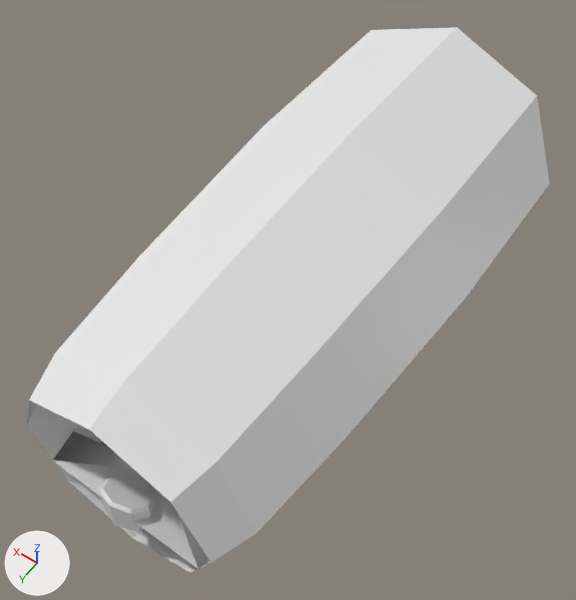
The FBX model assets/enemies/submarine_interior.fbx: old version first, new version second.
Camera for both pictures: a camera (50 mm lens) standing at (-4.07, 4.05, 8.95) and looking at (0.04, -1.7, -0.09). The axes (+X, +Y, +Z) are drawn at lower left. The lights are the same throughout. Where no turn or scale is listed for an object, it has been applied to the vertices.

Names of what the first picture shows: 'hull', 'sonar_map'.
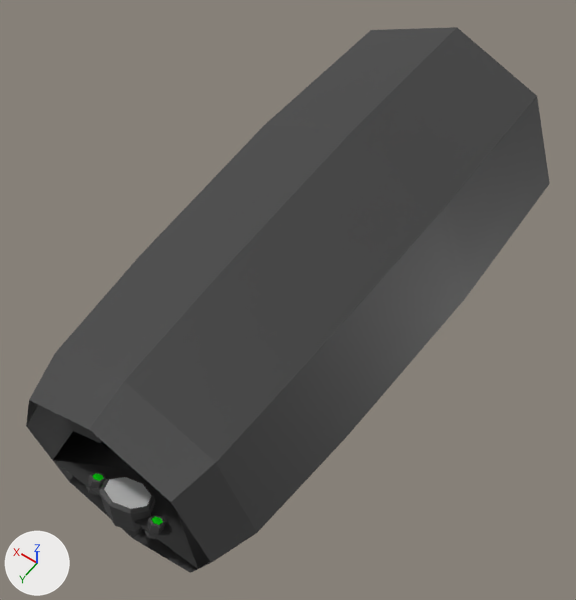
Commit message: Add indicators

Boxes [x1, y1, x2, y2] around the edits, measured in the pictures (576 x 600 px):
'hull', recoloured: [26, 27, 550, 573] in both
'indicator_left', added: after [145, 515, 166, 539]
    faces in mat_base (black #404040): [145, 515, 166, 539]
'indicator_right', added: after [86, 472, 106, 495]
    faces in mat_base (black #404040): [86, 472, 106, 495]
part 1 of me_cylinder_003, built on: [103, 476, 153, 509] in both
part 2 of me_cylinder_003, recoloured (white to black): [99, 478, 155, 531] in both

Edits to the bpy script that builds the scene:
```text
Add mat_base:
    mat_base = principled_material('Base')
    mat_base.base_color = (0.0518, 0.0518, 0.0518)  # black #404040
Add mat_sonar:
    mat_sonar = principled_material('Sonar')
    mat_sonar.base_color = (0.8, 0.8, 0.8)  # white #e7e7e7
Add mat_indicator:
    mat_indicator = principled_material('Indicator')
    mat_indicator.base_color = (0.0, 0.8, 0.00308)  # green #00e70a
Change me_cylinder_002:
    where me_cylinder_002.from_pydata(...)  # 48 vertices, 46 faces; spans x -2.04..2.04, y -7.95..0.01, z -2.0..2.08
    add me_cylinder_002.materials.append(mat_base)  # black #404040
Change me_cylinder_003:
    used by ob_sonar_map; location = (0.0, 1.81, -0.36)
    verts and faces of me_cylinder_003; kept vertices keep their numbers, new ones are numbered from 24
    before: 1 (-0.002, 0.195, 0.222) at pixel (112, 501), 3 (0.226, 0.124, 0.172) at pixel (103, 488), 5 (0.322, -0.051, 0.05) at pixel (108, 478), 7 (0.23, -0.227, -0.073) at pixel (125, 475), 9 (0.002, -0.301, -0.124) at pixel (143, 482)
    before: 11 (-0.226, -0.23, -0.074) at pixel (152, 495), 13 (-0.322, -0.055, 0.048) at pixel (147, 506), 15 (-0.229, 0.121, 0.171) at pixel (130, 509)
    remove me_cylinder_003.from_pydata(...)  # 24 vertices, 17 faces; spans x -0.362..0.362, y -0.308..0.296, z -0.275..0.222
    add me_cylinder_003.from_pydata(...)  # 32 vertices, 25 faces; spans x -0.362..0.362, y -0.308..0.296, z -0.275..0.222
    me_cylinder_003 part 1
    add delete_faces([(1, 15, 13, 11, 9, 7, 5, 3)])
    add verts[24] = (0.216, 0.12, 0.16)  # pixel (104, 489)
    add verts[25] = (-0.002, 0.188, 0.208)  # pixel (112, 501)
    add verts[26] = (0.308, -0.046, 0.044)  # pixel (109, 479)
    add verts[27] = (0.219, -0.215, -0.073)  # pixel (125, 477)
    add verts[28] = (0.002, -0.286, -0.122)  # pixel (142, 483)
    add verts[29] = (-0.216, -0.218, -0.074)  # pixel (151, 495)
    add verts[30] = (-0.307, -0.051, 0.042)  # pixel (146, 505)
    add verts[31] = (-0.219, 0.117, 0.159)  # pixel (130, 508)
    add faces += [(11, 29, 30, 13), (7, 27, 28, 9), (13, 30, 31, 15), (3, 24, 26, 5), (9, 28, 29, 11), (1, 15, 31, 25)]  # mat_base (black #404040)
    add faces += [(1, 25, 24, 3), (5, 26, 27, 7)]  # mat_base (black #404040)
    add faces += [(24, 25, 31, 30, 29, 28, 27, 26)]  # mat_sonar (white #e7e7e7)
    me_cylinder_003 part 2: 16 faces spanning x -0.362..0.362, y -0.308..0.296, z -0.275..0.222 switch from no material to mat_base (black #404040)
    add me_cylinder_003.materials.append(mat_sonar)  # white #e7e7e7
Add me_cylinder:
    me_cylinder.from_pydata(...)  # 24 vertices, 20 faces; spans x -0.093..0.093, y -0.138..0.149, z -0.149..0.137
    # faces by material slot: [19, 1]
    me_cylinder.materials.append(mat_base)  # black #404040
    me_cylinder.materials.append(mat_indicator)  # green #00e70a
Add ob_indicator_right:
    ob_indicator_right = bpy.data.objects.new('indicator_right', me_cylinder)
    ob_indicator_right.location = (0.5, 1.86, -0.51)
Add ob_indicator_left:
    ob_indicator_left = bpy.data.objects.new('indicator_left', me_cylinder.copy())
    ob_indicator_left.location = (-0.5, 1.86, -0.51)
```
